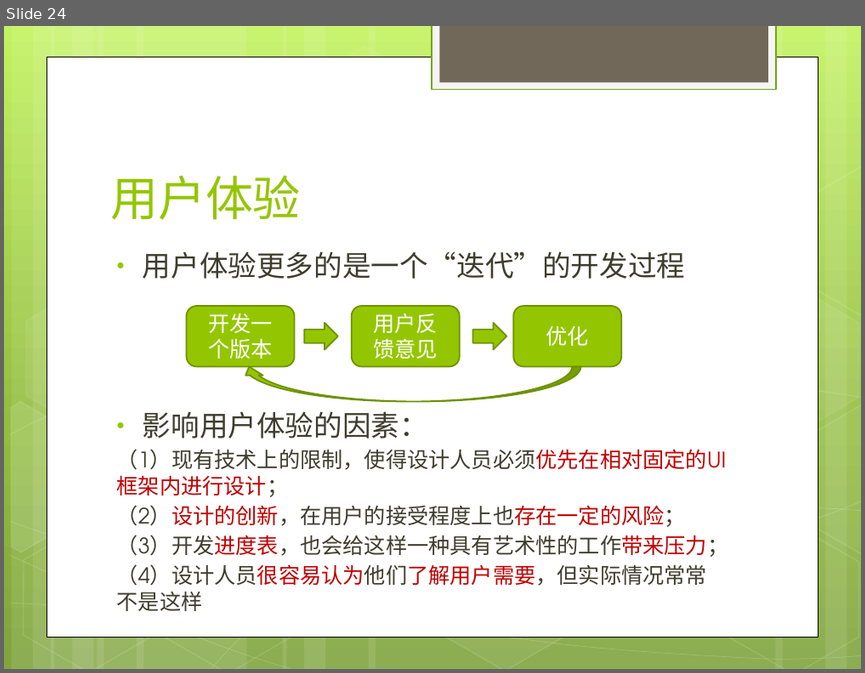
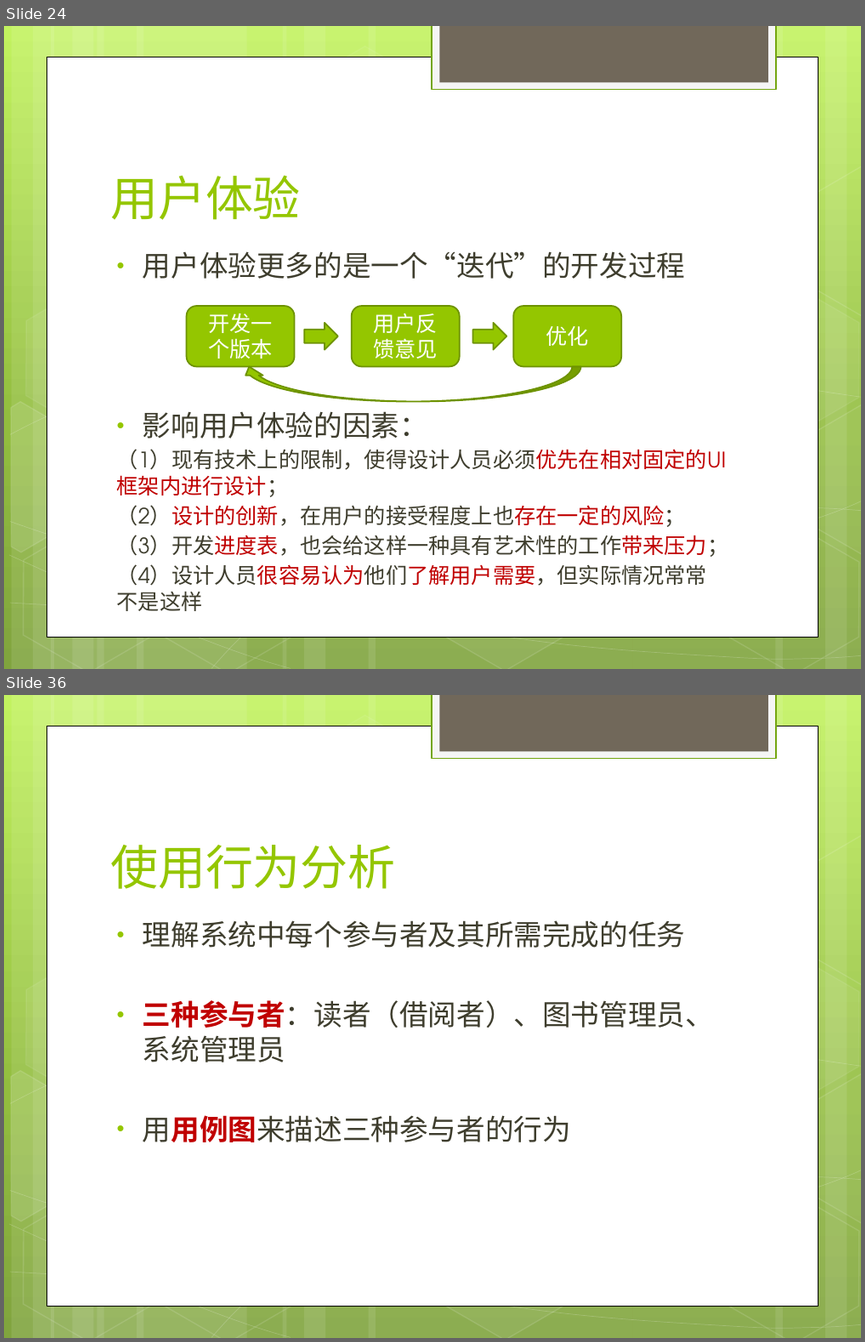
Before and after one commit to willianlam/Classes, a slide deck: 交互设计基础/课件/第5讲 界面设计.pptx. Shown one above the other, each under a label of ours: slide 24 before the commit, slides 24 and 36 after it; the slides between them are not shown. The pictures are 865x673 and 865x1342 pixels, drawn with LibreOffice and Linux fonts; fonts in the diff are those of the drawing. Boxes give left, top, right and bottom in pixels: in the first picture for what was removed or moved away, otherwise in the second. Text is boxed around its words. In the diff, an @@ line names an element or a change of style, - is before the commit and + after.

```diff
--- a/交互设计基础/课件/第5讲 界面设计.pptx
+++ b/交互设计基础/课件/第5讲 界面设计.pptx
@@ slide 36 added at [4,695,861,1338], background gradient #C3F35F to #93BF3F to #81A53E; not listed: 31 template elements that a slide beside it also shows @@
@@ title added at [110,845,396,889], 40 pt, text #94C600 @@
+使用行为分析
@@ text added at [143,920,714,1142], 24 pt, text #3E3D2D @@
+• 理解系统中每个参与者及其所需完成的任务
+• 三种参与者：读者（借阅者）、图书管理员、系统管理员
+• 用用例图来描述三种参与者的行为
```
Also in this commit, not shown: 1 slide changed, 16 other slides added, 3 other files.
